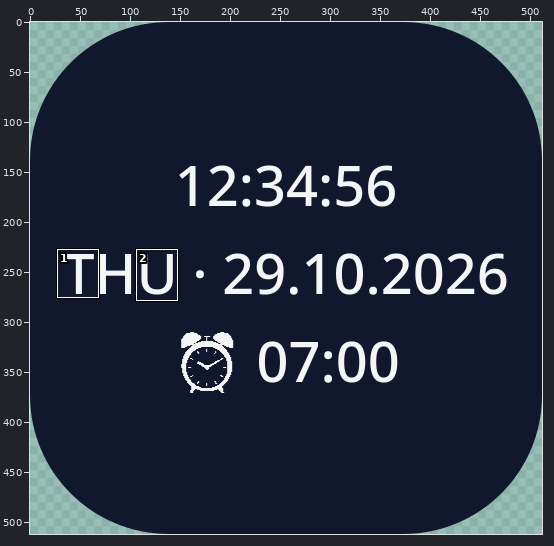
Two states of a sprite sheet, SecondsClock/src/main/res/drawable/ic_launcher.png. The first picture is a wide view before the edit; the outline marks the close-up.
Close-up. Before the commit:
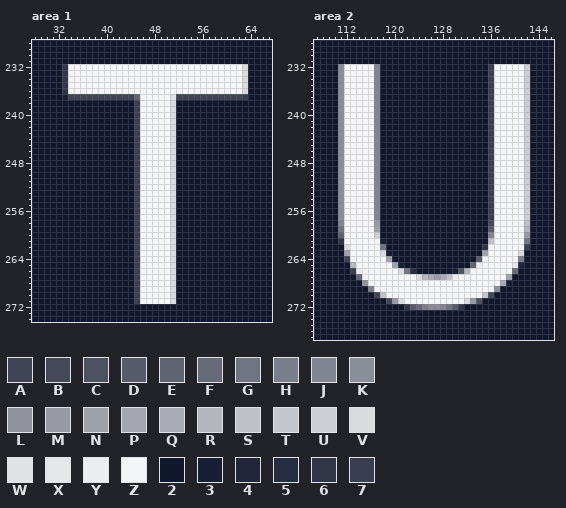
The file is 512x512 pixels. Pixels under 10% opacity are left out. Colours within 5 levels of each other are drawn and written as one. Shown: area 1: x 28..67, y 228..274; area 2: x 107..146, y 228..277. The commit also changed other parts of the picture, which this record leaves out.
Palette (. is transparent): A #3f4355  B #44495a  C #4d5263  D #575b6b  E #5f6472  F #676a79  G #717583  H #7b7e8b  J #828692  K #8a8e99  L #91949f  M #979aa4  N #9ea2ab  P #a4a7b0  Q #aaacb5  R #b4b6be  S #bfc0c8  T #c4c6cd  U #ccced3  V #d9dbdf  W #e0e2e6  X #e6e7ea  Y #ecedf0  Z #f4f5f7  2 #11172d  3 #181e34  4 #21263b  5 #272d41  6 #303548  7 #393e51
Pixels before, area 1, first column x 28:
228 2222222222222222222222222222222222222222
229 2222222222222222222222222222222222222222
230 2222222222222222222222222222222222222222
231 2222222222222222222222222222222222222222
232 222226ZZZZZZZZZZZZZZZZZZZZZZZZZZZZZV2222
233 222226ZZZZZZZZZZZZZZZZZZZZZZZZZZZZZV2222
234 222226ZZZZZZZZZZZZZZZZZZZZZZZZZZZZZV2222
235 222226ZZZZZZZZZZZZZZZZZZZZZZZZZZZZZV2222
236 222226ZZZZZZZZZZZZZZZZZZZZZZZZZZZZZV2222
237 222223AAAAAAAAAAAEZZZZZWAAAAAAAAAAA72222
238 222222222222222227ZZZZZV2222222222222222
239 222222222222222227ZZZZZV2222222222222222
240 222222222222222227ZZZZZV2222222222222222
241 222222222222222227ZZZZZV2222222222222222
242 222222222222222227ZZZZZV2222222222222222
243 222222222222222227ZZZZZV2222222222222222
244 222222222222222227ZZZZZV2222222222222222
245 222222222222222227ZZZZZV2222222222222222
246 222222222222222227ZZZZZV2222222222222222
247 222222222222222227ZZZZZV2222222222222222
248 222222222222222227ZZZZZV2222222222222222
249 222222222222222227ZZZZZV2222222222222222
250 222222222222222227ZZZZZV2222222222222222
251 222222222222222227ZZZZZV2222222222222222
252 222222222222222227ZZZZZV2222222222222222
253 222222222222222227ZZZZZV2222222222222222
254 222222222222222227ZZZZZV2222222222222222
255 222222222222222227ZZZZZV2222222222222222
256 222222222222222227ZZZZZV2222222222222222
257 222222222222222227ZZZZZV2222222222222222
258 222222222222222227ZZZZZV2222222222222222
259 222222222222222227ZZZZZV2222222222222222
260 222222222222222227ZZZZZV2222222222222222
261 222222222222222227ZZZZZV2222222222222222
262 222222222222222227ZZZZZV2222222222222222
263 222222222222222227ZZZZZV2222222222222222
264 222222222222222227ZZZZZV2222222222222222
265 222222222222222227ZZZZZV2222222222222222
266 222222222222222227ZZZZZV2222222222222222
267 222222222222222227ZZZZZV2222222222222222
268 222222222222222227ZZZZZV2222222222222222
269 222222222222222227ZZZZZV2222222222222222
270 222222222222222227ZZZZZV2222222222222222
271 222222222222222227ZZZZZV2222222222222222
272 2222222222222222222222222222222222222222
273 2222222222222222222222222222222222222222
274 2222222222222222222222222222222222222222
Pixels before, area 2, first column x 107:
228 2222222222222222222222222222222222222222
229 2222222222222222222222222222222222222222
230 2222222222222222222222222222222222222222
231 2222222222222222222222222222222222222222
232 2222KZZZZZJ2222222222222222227ZZZZZU2222
233 2222KZZZZZJ2222222222222222227ZZZZZU2222
234 2222KZZZZZJ2222222222222222227ZZZZZU2222
235 2222KZZZZZJ2222222222222222227ZZZZZU2222
236 2222KZZZZZJ2222222222222222227ZZZZZU2222
237 2222KZZZZZJ2222222222222222227ZZZZZU2222
238 2222KZZZZZJ2222222222222222227ZZZZZU2222
239 2222KZZZZZJ2222222222222222227ZZZZZU2222
240 2222KZZZZZJ2222222222222222227ZZZZZU2222
241 2222KZZZZZJ2222222222222222227ZZZZZU2222
242 2222KZZZZZJ2222222222222222227ZZZZZU2222
243 2222KZZZZZJ2222222222222222227ZZZZZU2222
244 2222KZZZZZJ2222222222222222227ZZZZZU2222
245 2222KZZZZZJ2222222222222222227ZZZZZU2222
246 2222KZZZZZJ2222222222222222227ZZZZZU2222
247 2222KZZZZZJ2222222222222222227ZZZZZU2222
248 2222KZZZZZJ2222222222222222227ZZZZZU2222
249 2222KZZZZZJ2222222222222222227ZZZZZU2222
250 2222KZZZZZJ2222222222222222227ZZZZZU2222
251 2222KZZZZZJ2222222222222222227ZZZZZU2222
252 2222KZZZZZJ2222222222222222227ZZZZZU2222
253 2222KZZZZZJ2222222222222222227ZZZZZU2222
254 2222KZZZZZJ2222222222222222227ZZZZZU2222
255 2222KZZZZZJ2222222222222222227ZZZZZU2222
256 2222KZZZZZJ2222222222222222227ZZZZZU2222
257 2222KZZZZZJ2222222222222222227ZZZZZU2222
258 2222JZZZZZM222222222222222222BZZZZZS2222
259 2222GZZZZZN222222222222222222DZZZZZR2222
260 2222EZZZZZU222222222222222222JZZZZZM2222
261 22226ZZZZZZ322222222222222222SZZZZZG2222
262 22222VZZZZZG22222222222222226ZZZZZZ72222
263 22222NZZZZZV3222222222222222NZZZZZV22222
264 22222AZZZZZZN22222222222222DZZZZZZH22222
265 222222RZZZZZZN322222222222EYZZZZZX422222
266 2222227YZZZZZZVG52222223CRZZZZZZZF222222
267 2222222FZZZZZZZZZVRPMQSYZZZZZZZZN2222222
268 22222222LZZZZZZZZZZZZZZZZZZZZZZQ32222222
269 222222222HZZZZZZZZZZZZZZZZZZZZK222222222
270 2222222222ASZZZZZZZZZZZZZZZZTB2222222222
271 222222222222BMVZZZZZZZZZZVMC222222222222
272 2222222222222226DFHKKJGD6222222222222222
273 2222222222222222222222222222222222222222
274 2222222222222222222222222222222222222222
275 2222222222222222222222222222222222222222
276 2222222222222222222222222222222222222222
277 2222222222222222222222222222222222222222
New version:
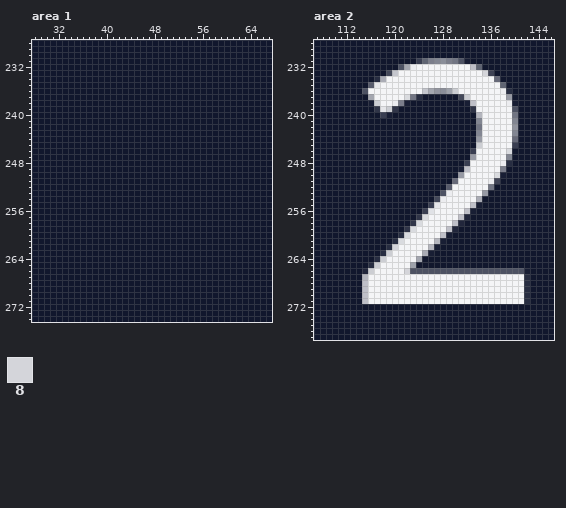
Colours new in this view: 8 #d4d5da
From old to new:
Changed rows in their new state; - is an unchanged pixel.
Area 1:
first column x 33:
232 2222222222222222222222222222222
233 2222222222222222222222222222222
234 2222222222222222222222222222222
235 2222222222222222222222222222222
236 2222222222222222222222222222222
237 2222222222222222222222222222222
238 ------------2222222------------
239 ------------2222222------------
240 ------------2222222------------
241 ------------2222222------------
242 ------------2222222------------
243 ------------2222222------------
244 ------------2222222------------
245 ------------2222222------------
246 ------------2222222------------
247 ------------2222222------------
248 ------------2222222------------
249 ------------2222222------------
250 ------------2222222------------
251 ------------2222222------------
252 ------------2222222------------
253 ------------2222222------------
254 ------------2222222------------
255 ------------2222222------------
256 ------------2222222------------
257 ------------2222222------------
258 ------------2222222------------
259 ------------2222222------------
260 ------------2222222------------
261 ------------2222222------------
262 ------------2222222------------
263 ------------2222222------------
264 ------------2222222------------
265 ------------2222222------------
266 ------------2222222------------
267 ------------2222222------------
268 ------------2222222------------
269 ------------2222222------------
270 ------------2222222------------
271 ------------2222222------------
Area 2:
first column x 111:
231 -------------7EHJKHGC3----------
232 2222222---CPYZZZZZZZZZSE-2222222
233 2222222-BTZZZZZZZZZZZZZZ8A222222
234 2222225QZZZZZZZZZZZZZZZZZZF22222
235 22222DXZZZZZZZZZZZZZZZZZZZ-E2222
236 2222C-ZZZZZZZZTPLKNUZZZZZZ-Y5222
237 22222PZZZZZVG5------BUZZZZ--M222
238 222223UZZYH3---------3SZZZ--Y322
239 2222226XU6------------6ZZZ---C22
240 222222273--------------RZZ---G22
241 2222222----------------JZZ---J22
242 2222222----------------GZZ---L22
243 2222222----------------JZZ---J22
244 2222222----------------MZZ---F22
245 2222222----------------UZZ---722
246 2222222---------------7ZZZ--V222
247 2222222---------------MZZZ--J222
248 2222222--------------7ZZZZ-Y5222
249 2222222-------------3SZZZZ-H2222
250 2222222-------------MZZZZZV32222
251 2222222------------FZZZZZYA22222
252 2222222-----------DZZZZZZG222222
253 2222222----------CYZZZZZM2222222
254 2222222---------BYZZZZZQ-2222222
255 2222222--------7XZZZZZS3-2222222
256 2222222-------7WZZZZZS3--2222222
257 2222222------6VZZZZZS4---2222222
258 2222222-----6VZZZZZS4----2222222
259 2222222----6VZZZZZS4-----2222222
260 2222222---5VZZZZZS3------2222222
261 22222222-5VZZZZZR3-------2222222
262 -222222258ZZZZZR3-------22222222
263 -2222225UZZZZZQ3--------2222222-
264 -222225UZZZZZP---------22222222-
265 --2225U--ZZZN---------222222222-
266 --224U----Z8CCCCCCCC-CCCCCCCCCC3
267 ---2R--------ZZZZZZZ--------ZZZ5
268 ----S----------------------ZZZZ5
269 ----SZ--------------------ZZZZZ5
270 ----SZZZ----------------ZZZZZZZ5
271 ----SZZZZZZ----------ZZZZZZZZZZ5
272 -----------2222222222-----------
Where, in picture pixels (left, top, right, bottom), the same in both close-ups:
changed: (62, 64, 248, 304)
changed: (338, 58, 530, 310)
